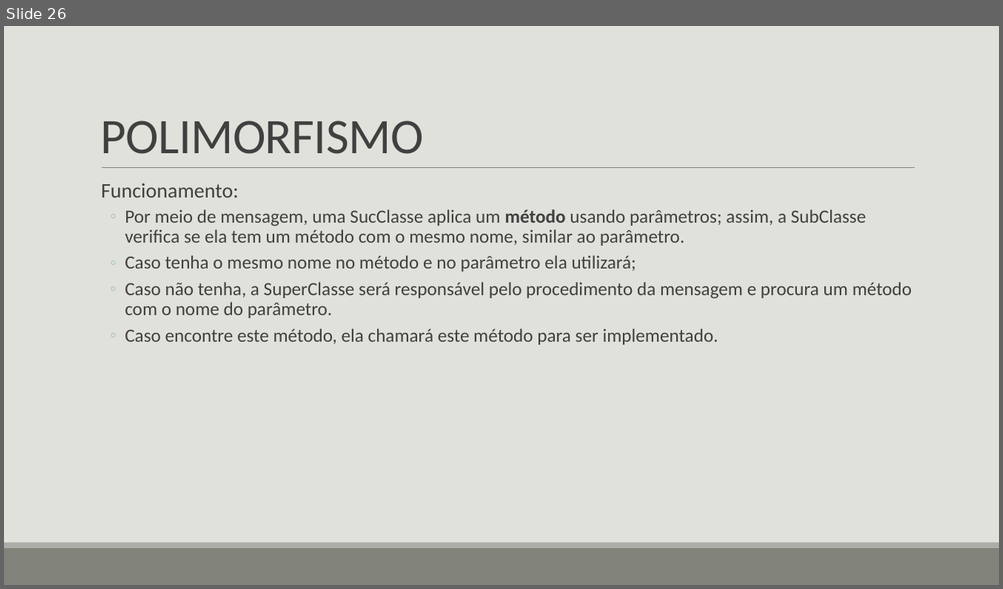
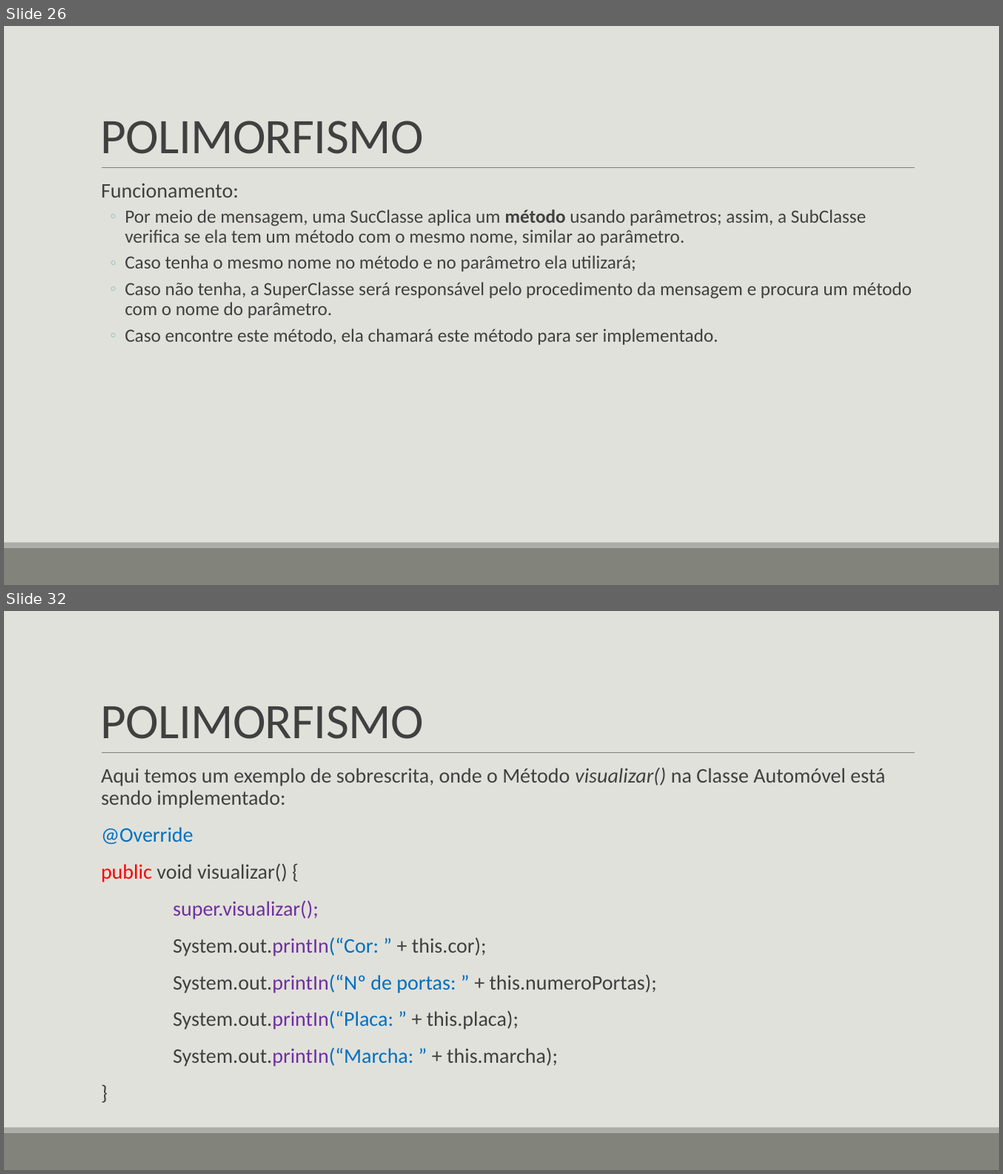
Before and after one commit to LucasHerculanoAmaro/Minhas-Aulas, a slide deck: Euripedes Simões de Paula/Java/Programação Orientada a Objetos 2/Programação Orientada a Objetos 2.pptx. Shown one above the other, each under a label of ours: slide 26 before the commit, slides 26 and 32 after it; the slides between them are not shown. The pictures are 1003x589 and 1003x1174 pixels, drawn with LibreOffice and Linux fonts; fonts in the diff are those of the drawing. Boxes give left, top, right and bottom in pixels: in the first picture for what was removed or moved away, otherwise in the second. Text is boxed around its words. In the diff, an @@ line names an element or a change of style, - is before the commit and + after.

```diff
--- a/Euripedes Simões de Paula/Java/Programação Orientada a Objetos 2/Programação Orientada a Objetos 2.pptx
+++ b/Euripedes Simões de Paula/Java/Programação Orientada a Objetos 2/Programação Orientada a Objetos 2.pptx
@@ slide 32 added at [4,611,999,1170], background #E1E1DB; not listed: 3 template elements that a slide beside it also shows @@
@@ title added at [101,706,424,739], 48 pt, text #404040 @@
+POLIMORFISMO
@@ text added at [101,768,885,1067], 20 pt, text #404040 @@
+  Aqui temos um exemplo de sobrescrita, onde o Método visualizar() na Classe Automóvel está sendo implementado:
+  @Override
+  public void visualizar() {
+  super.visualizar();
+  System.out.printIn(“Cor: ” + this.cor);
+  System.out.printIn(“Nº de portas: ” + this.numeroPortas);
+  System.out.printIn(“Placa: ” + this.placa);
+  System.out.printIn(“Marcha: ” + this.marcha);
+  }
```
Also in this commit, not shown: 4 slides changed, 5 other slides added.
